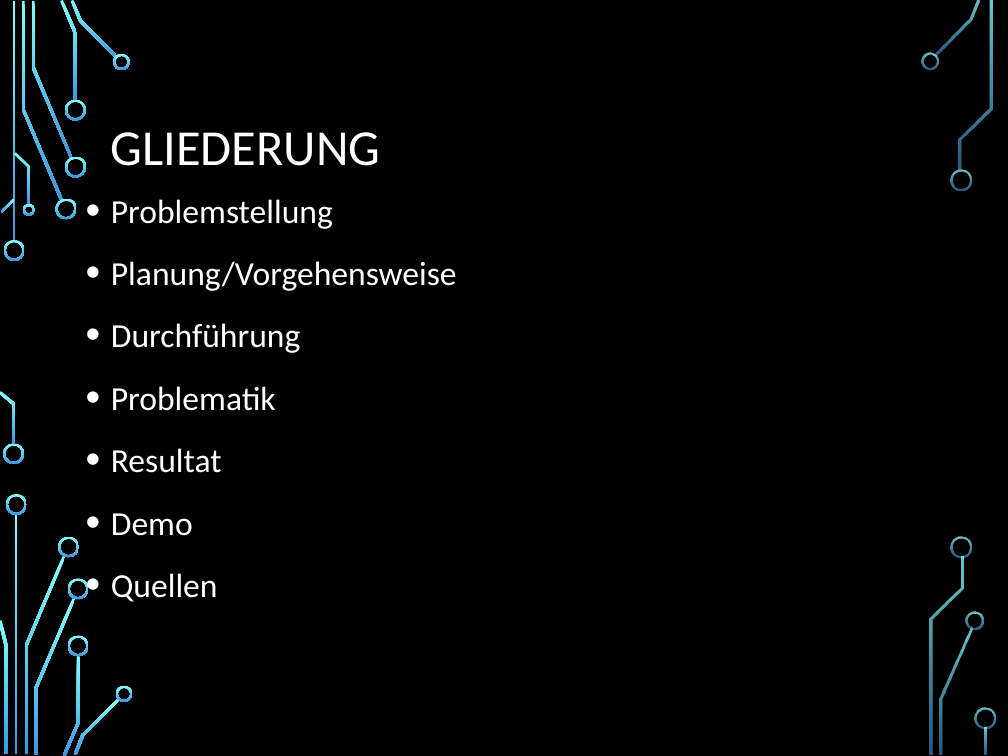
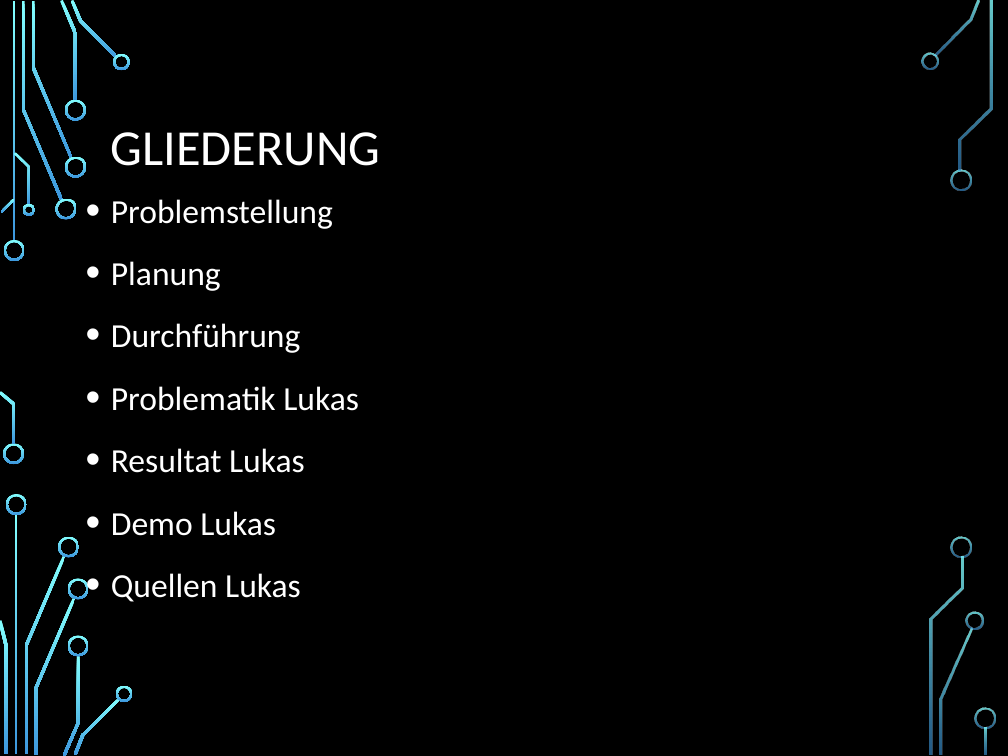
Before and after one commit to SanctumDesert/ZitateSammler, a slide deck: slide 2 of Zitatesammlung.pptx. Drawn at 1008x756 pixels with LibreOffice and Linux fonts; fonts in the diff are those of the drawing; background and template pictures are left out. Boxes give left, top, right and bottom in pixels: in the first picture for what was removed or moved away, otherwise in the second. Text is boxed around its words. In the diff, an @@ line names an element or a change of style, - is before the commit and + after.

Commit message:
Update

```diff
--- a/Zitatesammlung.pptx
+++ b/Zitatesammlung.pptx
@@ text at (x1=111, y1=261, x2=221, y2=291): text changed @@
-• Planung/Vorgehensweise
+• Planung
@@ text at (x1=111, y1=386, x2=359, y2=602): text changed @@
-• Problematik
-• Resultat
-• Demo
-• Quellen
+• Problematik Lukas
+• Resultat Lukas
+• Demo Lukas
+• Quellen Lukas
```
Also in this commit, not shown: 10 other slides changed, 4 slides added.
